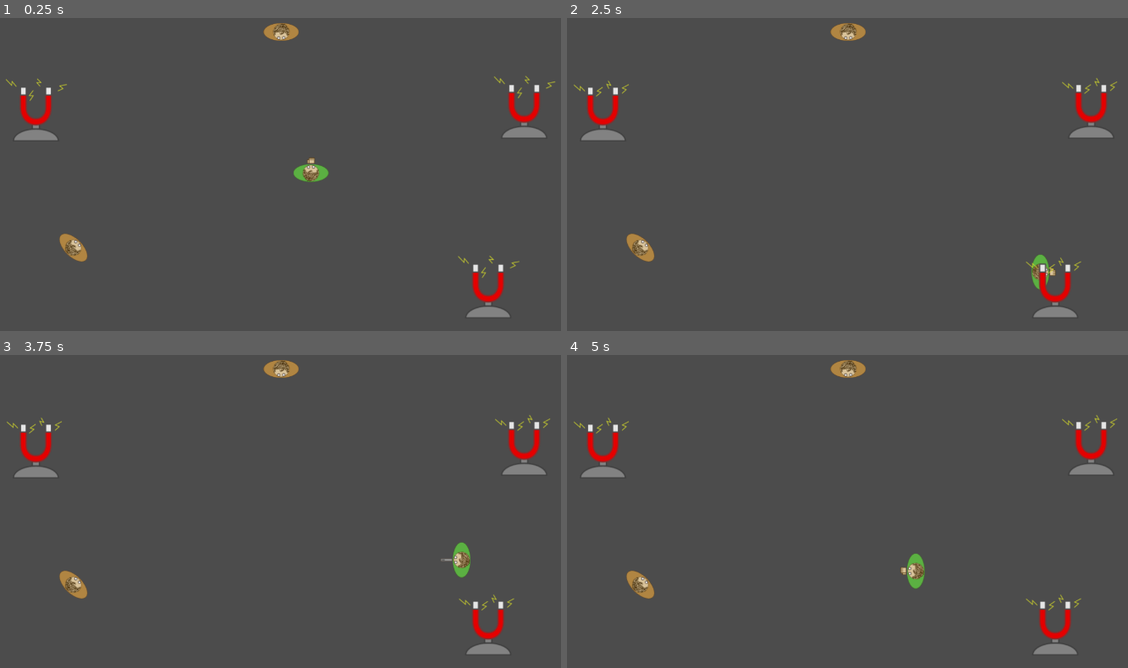
Above: before the commit, frames 1-4 (two rows, left to right).
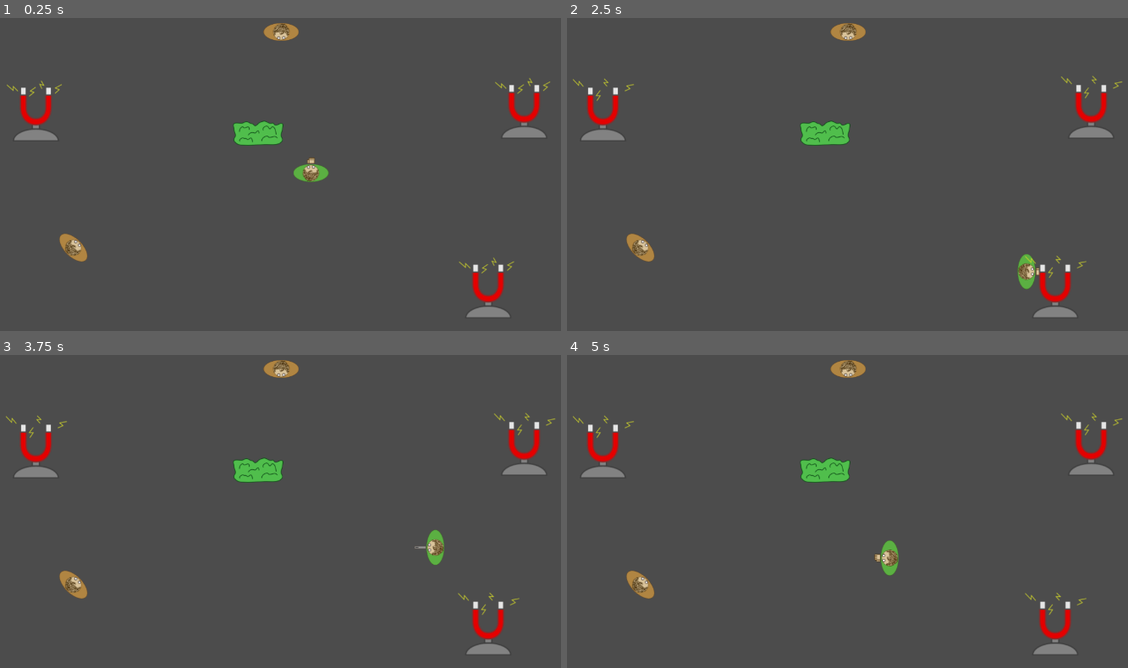
Above: after the commit, the same moments.

Repository: lmbarros/LD40-MetalFear
Game: Godot game, scene res://scenes/mainScene.tscn
The game is run twice, just before and just after one commit, with the same random seed, the same clock (stepped at 60 frames per second) and the same inputs.
Inputs:
- Up to frame 1 (0.25 s): no input
- Up to frame 2 (2.5 s): hold Right (ui_right) 0.53-1.28 s; tap Ctrl (attack) at 0.6 s; hold Down (ui_down) 1.28-2.03 s; tap E (next_weapon) at 1.35 s; hold Right (ui_right) from 2.03 s (still down); tap Page Down (prev_weapon) at 2.1 s
- Up to frame 3 (3.75 s): release Right (ui_right) at 2.78 s; hold Up (ui_up) 2.78-3.53 s; tap Ctrl (attack) at 2.85 s; hold Left (ui_left) from 3.53 s (still down); tap E (next_weapon) at 3.6 s
- Up to frame 4 (5 s): keep holding Left (ui_left); tap Page Down (prev_weapon) at 4.35 s

The runs differ from the first frame. In frame 1, 0.9% of the frame differs, in the area x 1-99%, y 18-83%; in frame 2, 1.3%; in frame 3, 1.5%; in frame 4, 1.5%.

Commit message:
Objects collide with each other

Diff:
--- a/src/scenes/foes/henchman.gd
+++ b/src/scenes/foes/henchman.gd
@@ -1,4 +1,4 @@
-extends Area2D
+extends KinematicBody2D
 
 export var health = 50.0
 
--- a/src/scenes/foes/henchman.tscn
+++ b/src/scenes/foes/henchman.tscn
@@ -54,20 +54,14 @@
 "values": [ Color( 1, 1, 1, 1 ), Color( 1, 0, 0, 1 ), Color( 1, 1, 1, 1 ) ]
 }
 
-[node name="henchman" type="Area2D"]
+[node name="henchman" type="KinematicBody2D"]
 
 position = Vector2( 412, 284 )
 input_pickable = true
-gravity_vec = Vector2( 0, 1 )
-gravity = 98.0
-linear_damp = 0.1
-angular_damp = 1.0
-audio_bus_override = false
-audio_bus_name = "Master"
+collision_layer = 1
+collision_mask = 1
+collision/safe_margin = 0.08
 script = ExtResource( 1 )
-__meta__ = {
-"_edit_group_": true
-}
 health = 50.0
 
 [node name="sprite" type="AnimatedSprite" parent="."]
--- a/src/scenes/mainScene.tscn
+++ b/src/scenes/mainScene.tscn
@@ -1,8 +1,9 @@
-[gd_scene load_steps=4 format=2]
+[gd_scene load_steps=5 format=2]
 
 [ext_resource path="res://scenes/mainScene.gd" type="Script" id=1]
 [ext_resource path="res://scenes/foes/henchman.tscn" type="PackedScene" id=2]
 [ext_resource path="res://scenes/stuff/magnet.tscn" type="PackedScene" id=3]
+[ext_resource path="res://scenes/obstacles/bush.tscn" type="PackedScene" id=4]
 
 [node name="mainScene" type="Node"]
 
@@ -32,3 +33,7 @@
 
 position = Vector2( 167.108, 255.483 )
 strength = 0.7
+
+[node name="bush" parent="." instance=ExtResource( 4 )]
+
+position = Vector2( 587.329, 299.679 )
--- /dev/null
+++ b/src/scenes/obstacles/bush.tscn
@@ -0,0 +1,26 @@
+[gd_scene load_steps=3 format=2]
+
+[ext_resource path="res://images/obstacles/bush.png" type="Texture" id=1]
+
+[sub_resource type="RectangleShape2D" id=1]
+
+custom_solver_bias = 0.0
+extents = Vector2( 45.6698, 21.0227 )
+
+[node name="bush" type="StaticBody2D"]
+
+input_pickable = false
+collision_layer = 1
+collision_mask = 1
+constant_linear_velocity = Vector2( 0, 0 )
+constant_angular_velocity = 0.0
+friction = 1.0
+bounce = 0.0
+
+[node name="sprite" type="Sprite" parent="."]
+
+texture = ExtResource( 1 )
+
+[node name="collisionShape" type="CollisionShape2D" parent="."]
+
+shape = SubResource( 1 )
--- a/src/scenes/player.gd
+++ b/src/scenes/player.gd
@@ -1,4 +1,4 @@
-extends Area2D
+extends KinematicBody2D
 
 signal hitWithFirearm
 signal hitWithMelee
@@ -69,9 +69,7 @@
 	velocity += SectorState.magnetAttraction(position) * magnetSpeed
 
 	# Move!
-	position += velocity * delta
-	position.x = clamp(position.x, 0, screenSize.x)
-	position.y = clamp(position.y, 0, screenSize.y)
+	move_and_slide(velocity)
 
 	# Switch weapons
 	if Input.is_action_just_pressed("next_weapon"):
--- a/src/scenes/player.tscn
+++ b/src/scenes/player.tscn
@@ -2,8 +2,8 @@
 
 [ext_resource path="res://scenes/player.gd" type="Script" id=1]
 [ext_resource path="res://images/player/player.png" type="Texture" id=2]
-[ext_resource path="res://images/weapons/pistol.png" type="Texture" id=3]
-[ext_resource path="res://images/weapons/fist.png" type="Texture" id=4]
+[ext_resource path="res://images/weapons/fist.png" type="Texture" id=3]
+[ext_resource path="res://images/weapons/pistol.png" type="Texture" id=4]
 
 [sub_resource type="SpriteFrames" id=1]
 
@@ -19,12 +19,12 @@
 animations = [ {
 "frames": [ ExtResource( 3 ) ],
 "loop": true,
-"name": "pistolIdle",
+"name": "fistIdle",
 "speed": 5.0
 }, {
 "frames": [ ExtResource( 4 ) ],
 "loop": true,
-"name": "fistIdle",
+"name": "pistolIdle",
 "speed": 5.0
 } ]
 
@@ -34,20 +34,14 @@
 radius = 16.1631
 height = 34.5779
 
-[node name="player" type="Area2D"]
+[node name="player" type="KinematicBody2D"]
 
 position = Vector2( 681.811, 369.248 )
 input_pickable = true
-gravity_vec = Vector2( 0, 1 )
-gravity = 98.0
-linear_damp = 0.1
-angular_damp = 1.0
-audio_bus_override = false
-audio_bus_name = "Master"
+collision_layer = 1
+collision_mask = 1
+collision/safe_margin = 0.08
 script = ExtResource( 1 )
-__meta__ = {
-"_edit_group_": true
-}
 
 [node name="sprite" type="AnimatedSprite" parent="."]
 
--- a/src/scenes/stuff/magnet.gd
+++ b/src/scenes/stuff/magnet.gd
@@ -1,4 +1,4 @@
-extends Area2D
+extends KinematicBody2D
 
 export (float, -0, 1, 0.05) var strength = 0.5
 
--- a/src/scenes/stuff/magnet.tscn
+++ b/src/scenes/stuff/magnet.tscn
@@ -13,15 +13,17 @@
 "speed": 5.0
 } ]
 
-[node name="magnet" type="Area2D"]
+[sub_resource type="RectangleShape2D" id=2]
 
-input_pickable = true
-gravity_vec = Vector2( 0, 1 )
-gravity = 98.0
-linear_damp = 0.1
-angular_damp = 1.0
-audio_bus_override = false
-audio_bus_name = "Master"
+custom_solver_bias = 0.0
+extents = Vector2( 37.8351, 48.2686 )
+
+[node name="magnet" type="KinematicBody2D"]
+
+input_pickable = false
+collision_layer = 1
+collision_mask = 1
+collision/safe_margin = 0.001
 script = ExtResource( 1 )
 strength = 0.5
 
@@ -29,4 +31,10 @@
 
 frames = SubResource( 1 )
 animation = "default"
+frame = 1
 playing = true
+
+[node name="collisionShape" type="CollisionShape2D" parent="."]
+
+position = Vector2( 0, 7 )
+shape = SubResource( 2 )
Not shown: 1 places in src/scenes/stuff/magnet.tscn that only renumber resources
